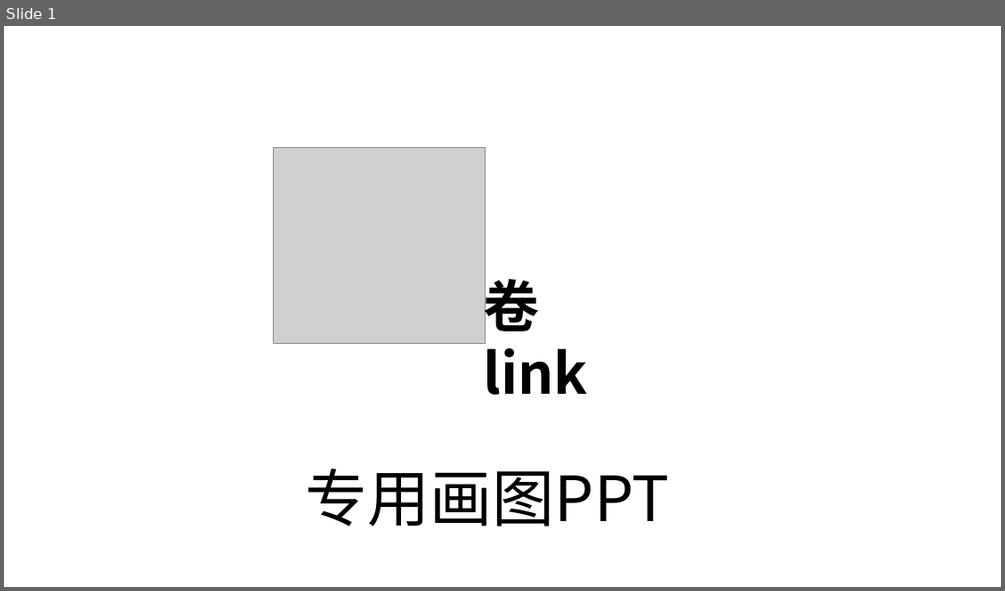
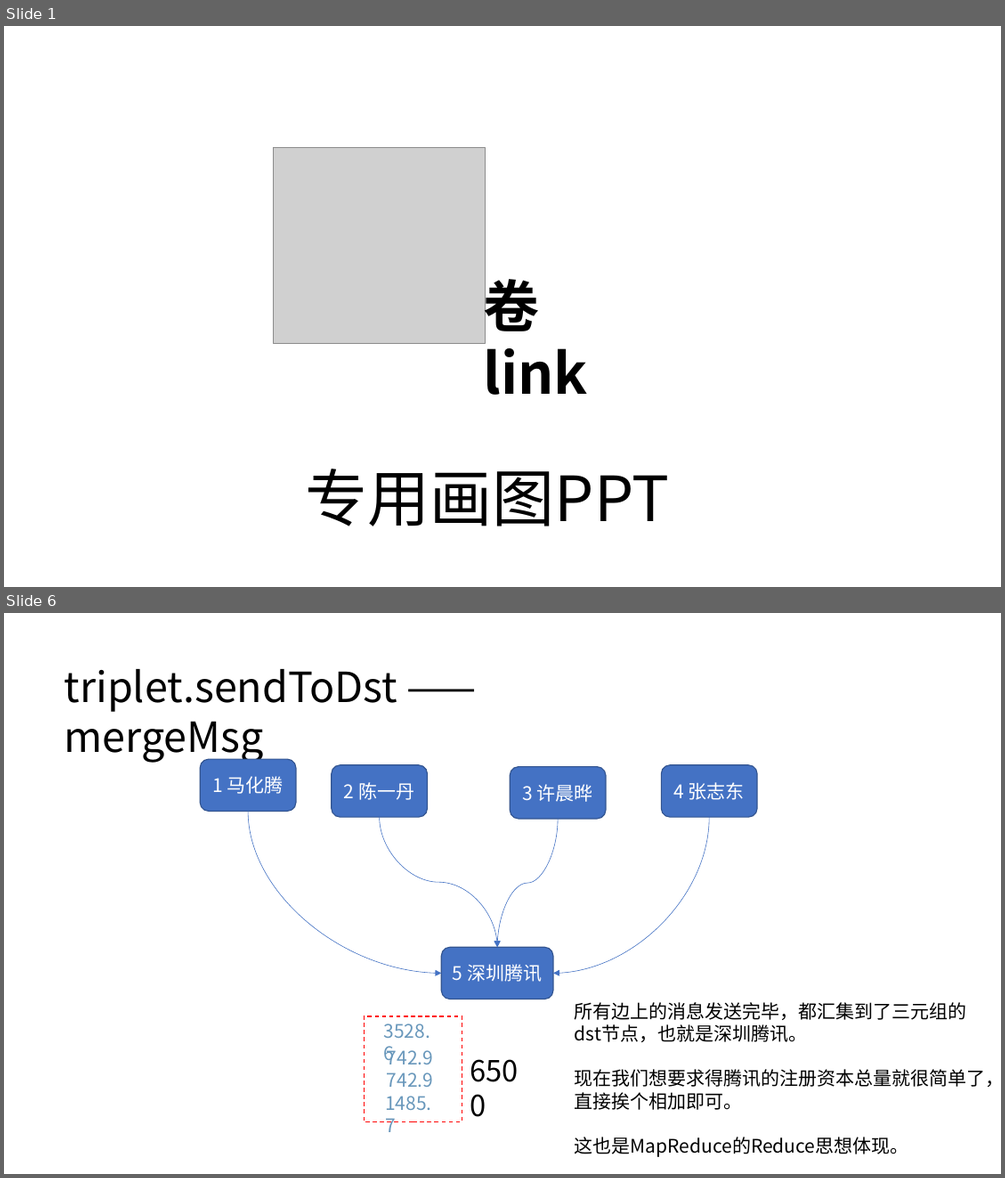
Before and after one commit to DrDavidS/SparkLearn, a slide deck: 股权图谱.pptx. Shown one above the other, each under a label of ours: slide 1 before the commit, slides 1 and 6 after it; the slides between them are not shown. The pictures are 1005x591 and 1005x1178 pixels, drawn with LibreOffice and Linux fonts; fonts in the diff are those of the drawing; grey boxes stand for pictures. Boxes give left, top, right and bottom in pixels: in the first picture for what was removed or moved away, otherwise in the second. Text is boxed around its words. In the diff, an @@ line names an element or a change of style, - is before the commit and + after.

```diff
--- a/股权图谱.pptx
+++ b/股权图谱.pptx
@@ slide 6 added at (4, 613, 1001, 1174), background #FFFFFF @@
@@ text added at (65, 669, 398, 763), 40 pt, text #000000 @@
+triplet.sendToDst —— mergeMsg
@@ rounded rectangle added at (200, 759, 296, 811), fill #4472C4, outline #325491 1 pt, 18 pt, text #FFFFFF @@
+1 马化腾
@@ rounded rectangle added at (332, 765, 428, 817), fill #4472C4, outline #325491 1 pt, 18 pt, text #FFFFFF @@
+2 陈一丹
@@ rounded rectangle added at (510, 767, 606, 819), fill #4472C4, outline #325491 1 pt, 18 pt, text #FFFFFF @@
+3 许晨晔
@@ rounded rectangle added at (662, 765, 757, 817), fill #4472C4, outline #325491 1 pt, 18 pt, text #FFFFFF @@
+4 张志东
@@ curved arrow added from (248, 811) to (442, 973), #4472C4 0.5 pt @@
@@ curved arrow added from (380, 817) to (498, 948), #4472C4 0.5 pt @@
@@ curved arrow added from (558, 819) to (498, 948), #4472C4 0.5 pt @@
@@ curved arrow added from (709, 817) to (553, 973), #4472C4 0.5 pt @@
@@ rounded rectangle added at (442, 948, 554, 999), fill #4472C4, outline #325491 1 pt, 18 pt, text #FFFFFF @@
+5 深圳腾讯
@@ text added at (574, 1002, 1001, 1157), 18 pt, text #000000 @@
+所有边上的消息发送完毕，都汇集到了三元组的
+dst节点，也就是深圳腾讯。
+现在我们想要求得腾讯的注册资本总量就很简单了，
+直接挨个相加即可。
+这也是MapReduce的Reduce思想体现。
@@ rectangle added at (364, 1016, 461, 1121), outline #FF0000 1 pt dashed @@
@@ text added at (384, 1023, 430, 1038), 18 pt, text #6897BB @@
+3528.6
@@ text added at (384, 1046, 434, 1064), 18 pt, text #6897BB @@
+742.9
@@ text added at (462, 1049, 540, 1092), 28 pt, text #000000 @@
+6500
@@ text added at (387, 1072, 433, 1086), 18 pt, text #6897BB @@
+742.9
@@ text added at (385, 1095, 431, 1132), 18 pt, text #6897BB @@
+1485.7
```
Also in this commit, not shown: 2 slides changed, 7 other slides added, 13 other files.
